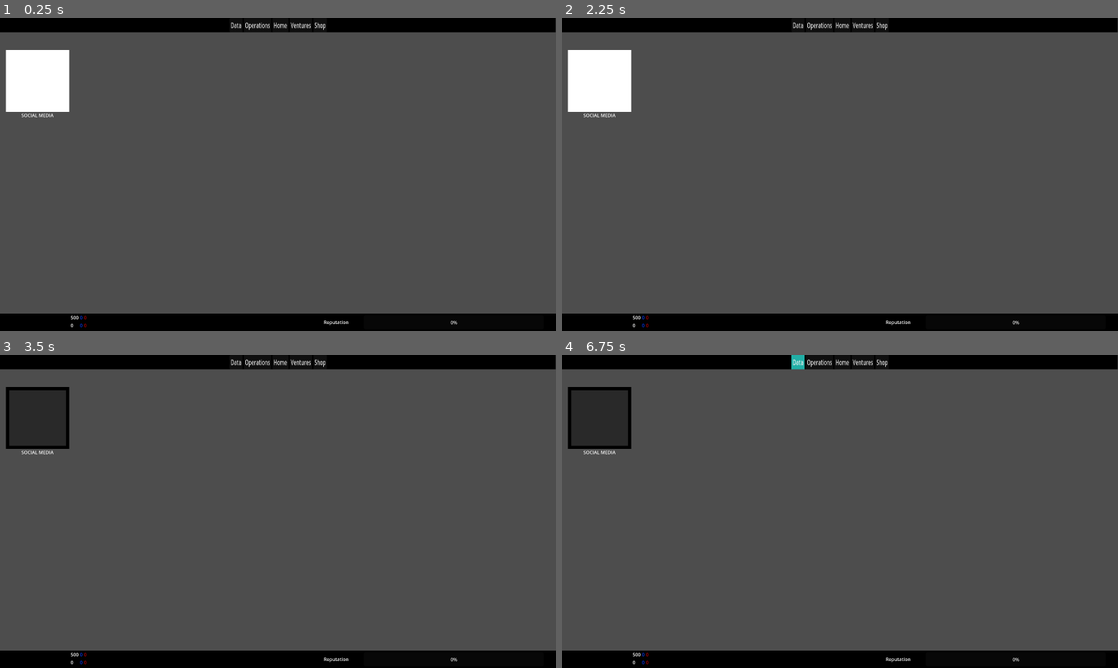
Above: before the commit, frames 1-4 (two rows, left to right).
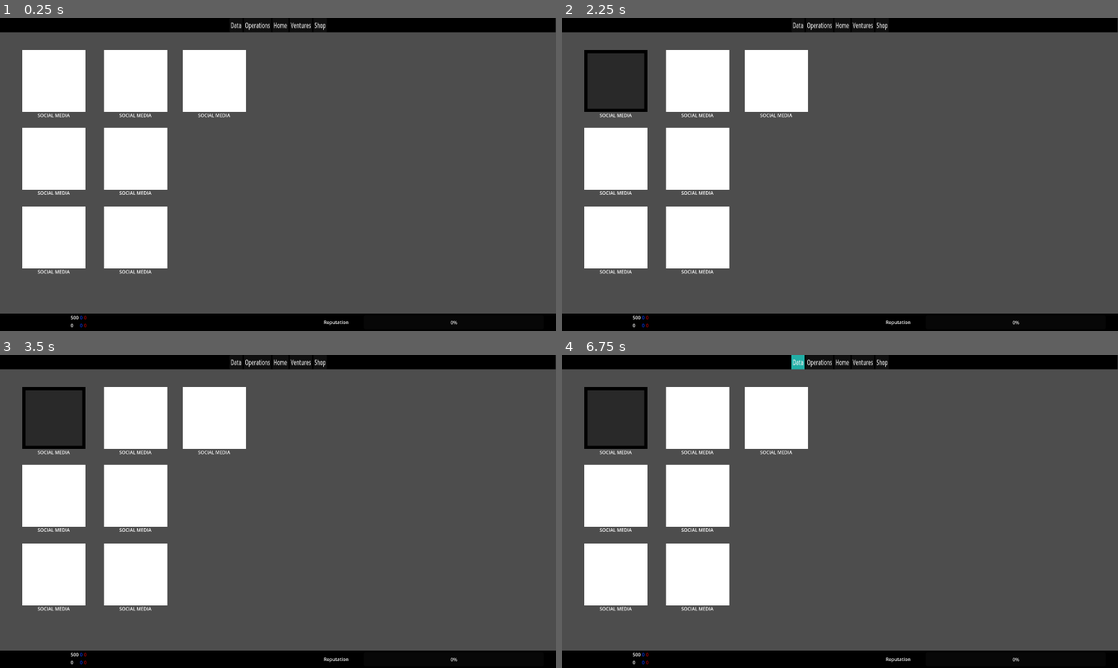
Above: after the commit, the same moments.

Repository: worrall1/PrivacyGame
Game: Godot game, scene res://Upgrades.tscn
Two runs of this game, one before a commit and one after it. Both use one fixed random seed, a clock stepped at 60 frames per second and the inputs below. The project has no main scene, so this scene is started directly.
Inputs:
- Up to frame 1 (0.25 s): no input
- Up to frame 2 (2.25 s): click "Ventures" at 0.5 s; click "SOCIAL MEDIA" at 1.25 s; click "SOCIAL MEDIA" at 2 s
- Up to frame 3 (3.5 s): click "SOCIAL MEDIA" at 2.75 s
- Up to frame 4 (6.75 s): click "SOCIAL MEDIA" at 3.5 s; click "SOCIAL MEDIA" at 4.25 s; click "SOCIAL MEDIA" at 5 s; click "SOCIAL MEDIA" at 5.75 s; click "Data" at 6.5 s

The runs differ from the first frame. In frame 1, 15% of the frame differs, in the area x 1-45%, y 10-82%; in frame 2, 17%; in frame 3, 15%; in frame 4, 15%.
Error after the commit: Invalid assignment of property or key 'selectedNode' with value of type 'TextureButton (VentureButton.gd)' on a base object of type 'Node2D (Upgrades.gd)'. (re…

Commit message:
Upgrades page

Diff:
--- /dev/null
+++ b/Upgrades.gd
@@ -0,0 +1,15 @@
+extends Node2D
+
+var selected
+var currentSelection = null
+
+
+# Called when the node enters the scene tree for the first time.
+func _ready():
+	selected = 0
+	pass # Replace with function body.
+
+
+# Called every frame. 'delta' is the elapsed time since the previous frame.
+func _process(delta):
+	pass
--- a/Upgrades.tscn
+++ b/Upgrades.tscn
@@ -1,10 +1,12 @@
-[gd_scene load_steps=4 format=3 uid="uid://bxd7avsp3rgn3"]
+[gd_scene load_steps=5 format=3 uid="uid://bxd7avsp3rgn3"]
 
 [ext_resource type="PackedScene" uid="uid://dvxejfu76p7vu" path="res://TopBar.tscn" id="1_hmu2l"]
+[ext_resource type="Script" path="res://Upgrades.gd" id="1_ppvvd"]
 [ext_resource type="PackedScene" uid="uid://sn6bydjgf6o5" path="res://BottomBar.tscn" id="2_ll26n"]
 [ext_resource type="PackedScene" uid="uid://cqhvphb1uilps" path="res://VentureButton.tscn" id="3_fny23"]
 
 [node name="Upgrades" type="Node2D"]
+script = ExtResource("1_ppvvd")
 
 [node name="CanvasLayer" type="CanvasLayer" parent="."]
 
@@ -13,12 +15,6 @@
 
 [node name="NinePatchRect" parent="CanvasLayer" instance=ExtResource("2_ll26n")]
 
-[node name="HFlowContainer" type="HFlowContainer" parent="."]
-offset_left = 143.0
-offset_top = 149.0
-offset_right = 891.0
-offset_bottom = 929.0
-
 [node name="HFlowContainer2" type="HFlowContainer" parent="."]
 offset_left = 1035.0
 offset_top = 111.0
@@ -26,5 +22,43 @@
 offset_bottom = 932.0
 
 [node name="TextureButton" parent="." instance=ExtResource("3_fny23")]
+offset_left = 77.0
 offset_top = 111.0
+offset_right = 295.0
 offset_bottom = 324.0
+
+[node name="TextureButton2" parent="." instance=ExtResource("3_fny23")]
+offset_left = 77.0
+offset_top = 379.0
+offset_right = 295.0
+offset_bottom = 592.0
+
+[node name="TextureButton3" parent="." instance=ExtResource("3_fny23")]
+offset_left = 77.0
+offset_top = 651.0
+offset_right = 295.0
+offset_bottom = 864.0
+
+[node name="TextureButton4" parent="." instance=ExtResource("3_fny23")]
+offset_left = 359.0
+offset_top = 111.0
+offset_right = 577.0
+offset_bottom = 324.0
+
+[node name="TextureButton5" parent="." instance=ExtResource("3_fny23")]
+offset_left = 359.0
+offset_top = 379.0
+offset_right = 577.0
+offset_bottom = 592.0
+
+[node name="TextureButton6" parent="." instance=ExtResource("3_fny23")]
+offset_left = 359.0
+offset_top = 651.0
+offset_right = 577.0
+offset_bottom = 864.0
+
+[node name="TextureButton7" parent="." instance=ExtResource("3_fny23")]
+offset_left = 631.0
+offset_top = 111.0
+offset_right = 849.0
+offset_bottom = 324.0
--- a/VentureButton.gd
+++ b/VentureButton.gd
@@ -3,29 +3,39 @@
 var toggle = false
 var textura = load("res://Textures/selected_box.png")
 var default_texture: Texture
+var parent = null
 
 # Called when the node enters the scene tree for the first time.
 func _ready():
 	default_texture = texture_normal
+	parent = get_parent()
 	pass # Replace with function body.
 
 
 # Called every frame. 'delta' is the elapsed time since the previous frame.
 func _process(delta):
+
 	pass
 
 
 
 
 func _on_pressed():
-	if toggle == false:
-		texture_normal = textura
 
 
-		toggle = true
+	if toggle == false:
+		if parent.selected == 0:
+
+			texture_normal = textura
+			parent.selected = 1
+
+
+			toggle = true
+			parent.selectedNode = self
 
 	elif toggle == true:
 		texture_normal = default_texture
+		parent.selected=0
 
 
 
